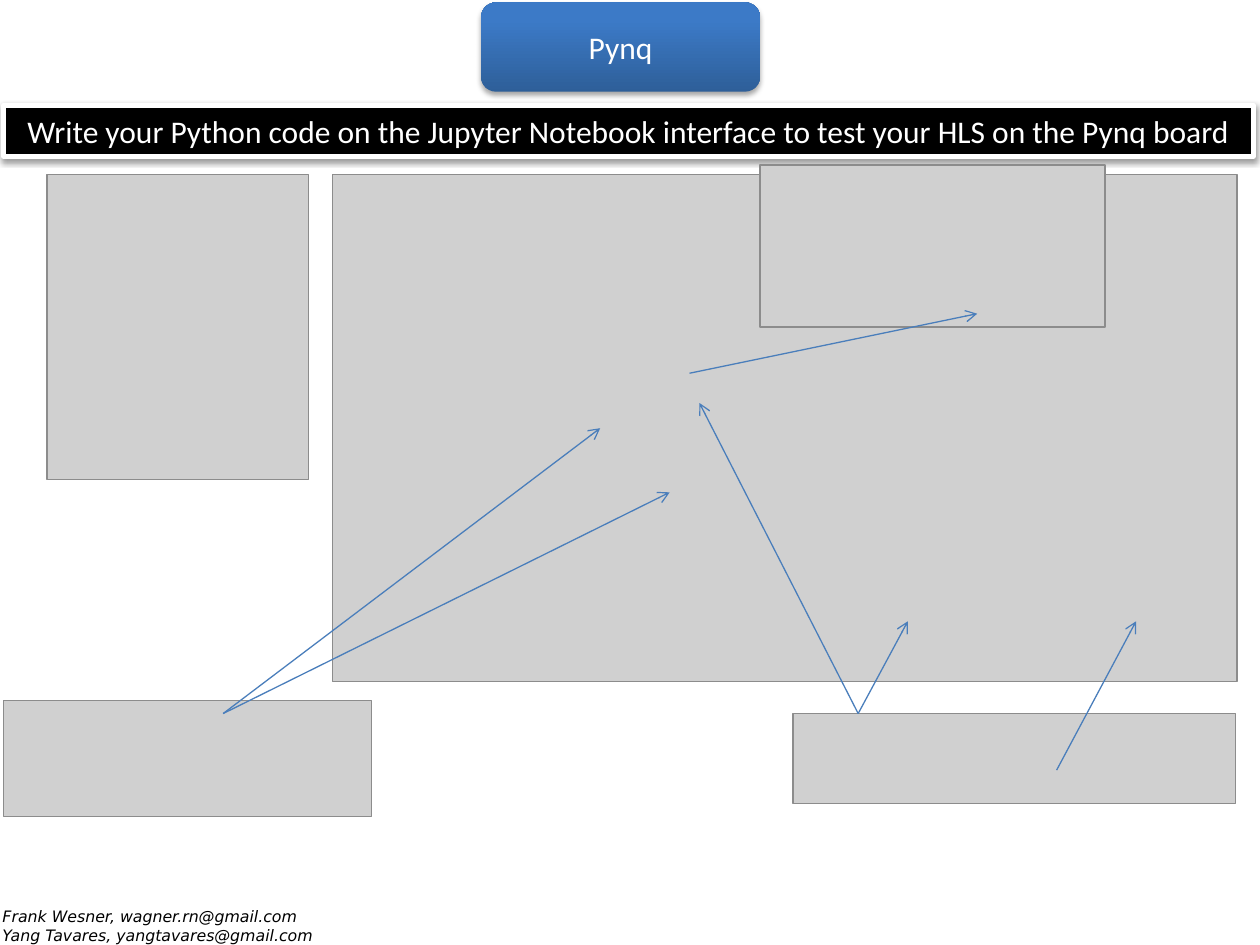
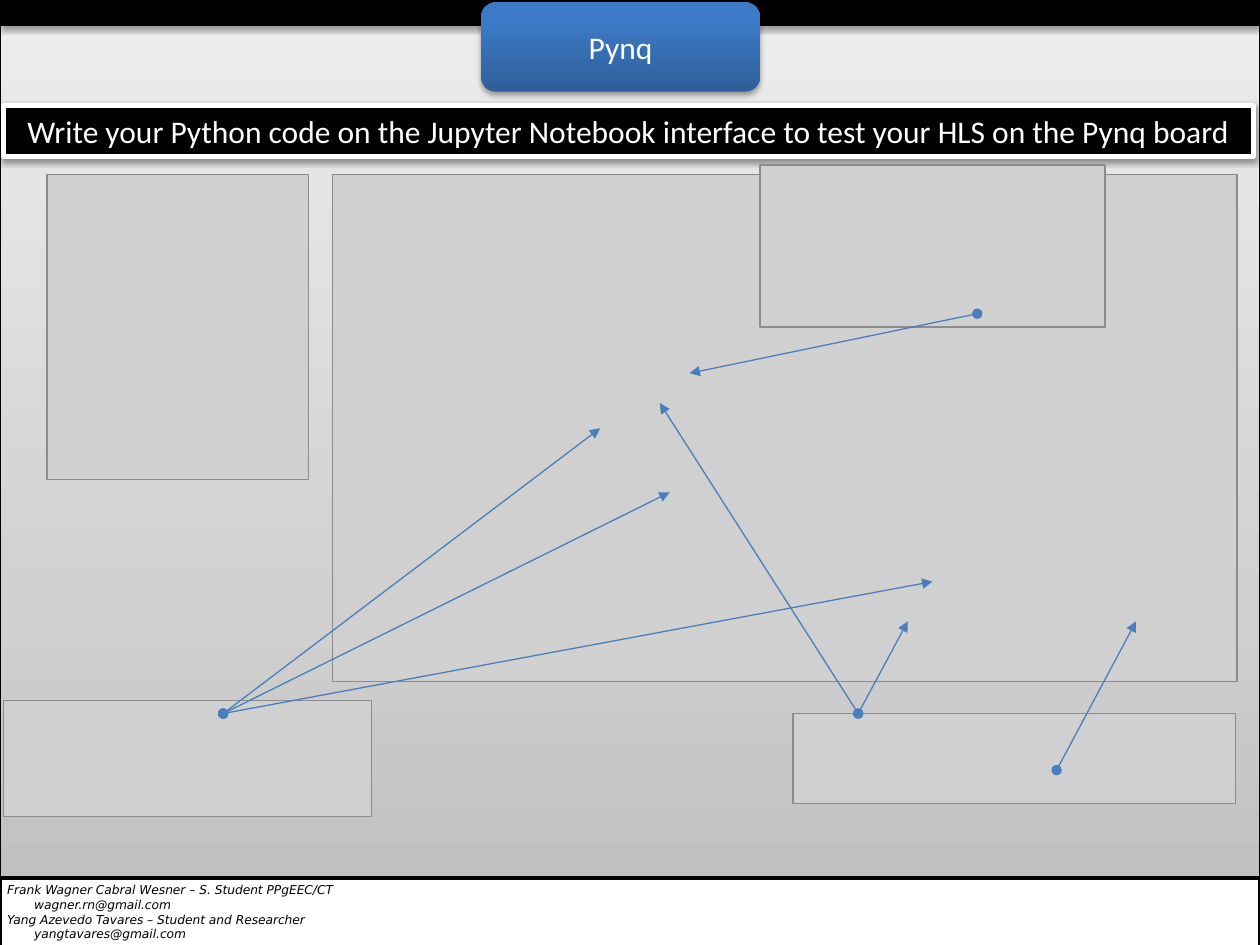
Before and after one commit to wagnerrn/pynq-primenumber, a slide deck: slide 33 of misc/primenumber.pptx. Drawn at 1260x945 pixels with LibreOffice and Linux fonts; fonts in the diff are those of the drawing; grey boxes stand for pictures; background and template pictures are left out. Boxes give left, top, right and bottom in pixels: in the first picture for what was removed or moved away, otherwise in the second. Text is boxed around its words. In the diff, an @@ line names an element or a change of style, - is before the commit and + after.

```diff
--- a/misc/primenumber.pptx
+++ b/misc/primenumber.pptx
@@ rectangle added at (0,0,1260,945), fill gradient #BDBDBD to #D1D1D1 to #EEEEEE, outline #000000 0.75 pt @@
@@ rectangle added at (0,0,1260,26), fill #000000 @@
@@ arrow moved from (689, 373) - (978, 314) to (978, 314) - (689, 373) @@
@@ arrow (978, 314) - (689, 373): arrow to double arrow @@
@@ arrow moved from (858, 713) - (699, 403) to (858, 713) - (660, 403) @@
@@ arrow (858, 713) - (660, 403): arrow to double arrow @@
@@ arrow (223, 713) - (600, 428): arrow to double arrow @@
@@ arrow (223, 713) - (669, 493): arrow to double arrow @@
@@ double arrow added from (223, 713) to (932, 582), #4B7EBC 0.75 pt @@
@@ arrow (858, 713) - (907, 621): arrow to double arrow @@
@@ arrow (1057, 770) - (1137, 621): arrow to double arrow @@
@@ rectangle added at (0,878,1260,945), fill #FFFFFF, outline #000000 2 pt @@
@@ text at (7,885,333,941): text changed; size 9 to 7 pt @@
-Frank Wesner, wagner.rn@gmail.com
-Yang Tavares, yangtavares@gmail.com
+Frank Wagner Cabral Wesner – S. Student PPgEEC/CT
+wagner.rn@gmail.com
+Yang Azevedo Tavares – Student and Researcher
+yangtavares@gmail.com
```
Also in this commit, not shown: 33 other slides changed, 1 slide added, 1 slide removed, 3 other files.
